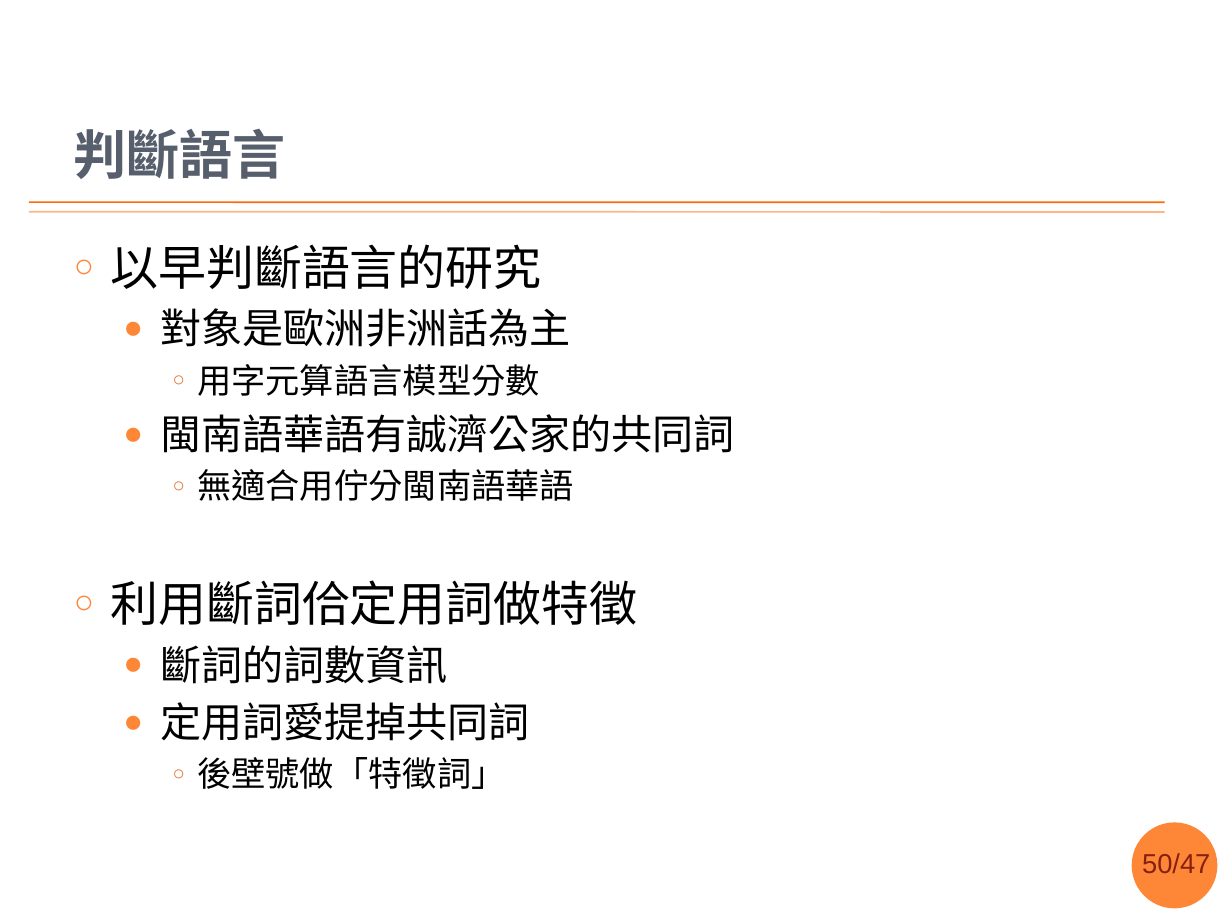
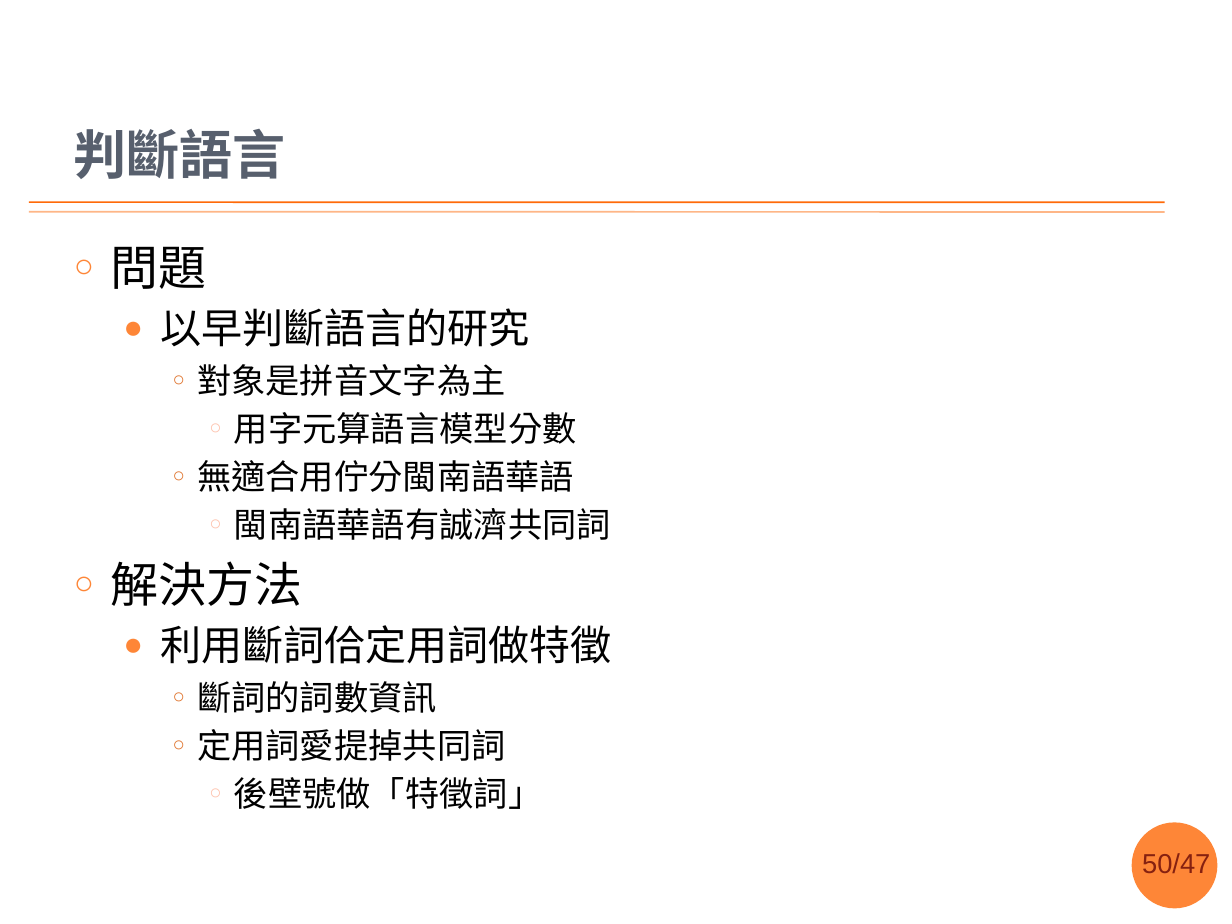
Before and after one commit to sih4sing5hong5/po3-ko3_tau5-iann2-phinn3, a slide deck: slide 50 of 翻譯報告.pptx. Drawn at 1232x924 pixels with LibreOffice and Linux fonts; fonts in the diff are those of the drawing; background and template pictures are left out. Boxes give left, top, right and bottom in pixels: in the first picture for what was removed or moved away, otherwise in the second. Text is boxed around its words. In the diff, an @@ line names an element or a change of style, - is before the commit and + after.

Commit message:
語言判斷賰表 丞宏

```diff
--- a/翻譯報告.pptx
+++ b/翻譯報告.pptx
@@ text at (111, 246, 207, 289): paragraph added @@
+○ 問題
@@ text at (160, 308, 612, 809): size 28 to 24 pt in "以早判斷語言的研究", "利用斷詞佮定用詞做特徵"; size 24 to 20 pt in "斷詞的詞數資訊", "定用詞愛提掉共同詞"; bullet ○ to ●; list level 1 to 2 in "以早判斷語言的研究"; list level 3 to 4 in "用字元算語言模型分數"; bullet colour #E0752F to #FEC3AE; list level 1 to 2 in "利用斷詞佮定用詞做特徵"; bullet ● to ○; list level 2 to 3 in "斷詞的詞數資訊"; bullet colour #FE8637 to #E0752F; list level 2 to 3 in "定用詞愛提掉共同詞"; list level 3 to 4 in "後壁號做「特徵詞」" @@
@@ text at (197, 364, 505, 396): text changed; size 24 to 20 pt @@
-  ● 對象是歐洲非洲話為主
+    ○ 對象是拼音文字為主
@@ text at (160, 414, 735, 453): paragraph removed @@
-  ● 閩南語華語有誠濟公家的共同詞
@@ text at (111, 508, 611, 606): paragraphs added @@
+      ○ 閩南語華語有誠濟共同詞
+○ 解決方法
```
Also in this commit, not shown: 3 other slides changed, 1 slide added.
